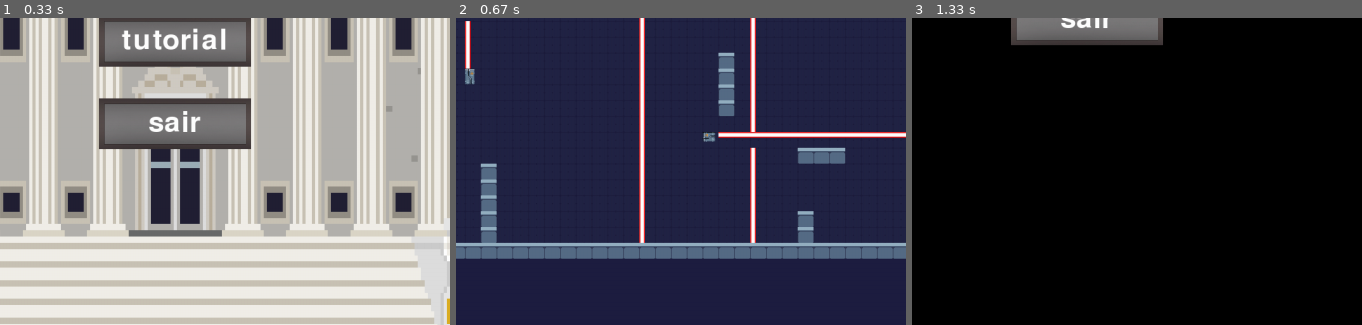
Above: before the commit, frames 1-3 (left to right).
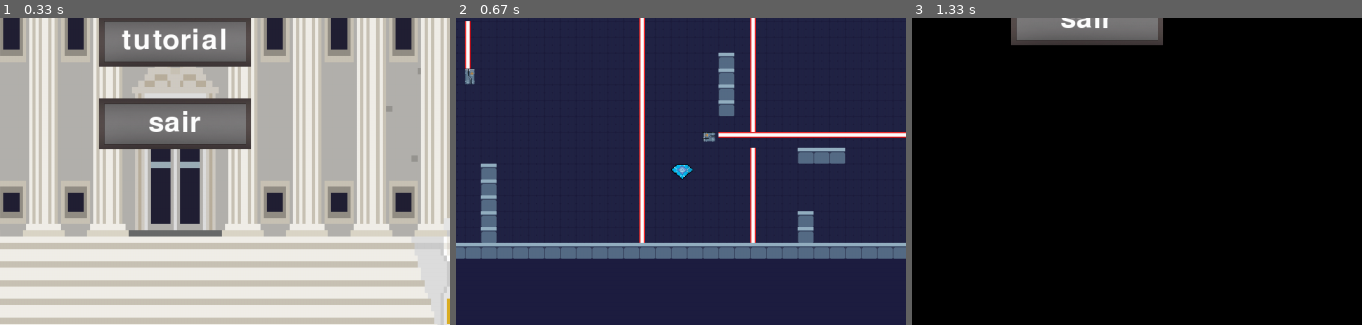
Above: after the commit, the same moments.

Repository: insper-classroom/devlife-23-1-projeto-pygame-gustavoc_sarti
Game: pygame game, started from main.py
Same seed, same stepped clock (60 frames per second), same inputs: the game is played once before the commit and once after it.
Inputs (mouse positions are % of the whole screen's width and height, from its top left):
- Up to frame 1 (0.33 s): no input
- Up to frame 2 (0.67 s): click (50, 34) at 0.38 s
- Up to frame 3 (1.33 s): hold Right 0.67-1.13 s; move the mouse to (46, 54) at 0.7 s
The pictures show only the part of the screen within x 31-81%, y 48-98%; the shares and areas given below are measured in that part.

Frame 1 is identical in both runs. In frame 2, 0.2% of the frame differs, in the area x 47-53%, y 47-53%; in frame 3, nothing differs.

Commit message:
before laser destroy

Diff:
--- a/config.py
+++ b/config.py
@@ -23,7 +23,7 @@
     ['S',' ',' ',' ',' ',' ',' ',' ',' ',' ',' ',' ',' ',' ','X',' ',' ',' ',' ',' ','I',' ',' ',' ',' ',' ',' ',' ',' ','X',' ',' ',' ',' ',' ',' ',' ',' ',' ',' ','S'],
     ['S',' ',' ',' ',' ',' ',' ',' ',' ',' ',' ',' ',' ',' ','X',' ',' ',' ',' ',' ','I',' ',' ',' ',' ',' ',' ',' ',' ','X',' ',' ',' ',' ',' ',' ',' ',' ',' ',' ','S'],
     ['S',' ',' ',' ',' ',' ',' ',' ',' ',' ',' ',' ',' ',' ',' ',' ',' ',' ',' ',' ','I',' ',' ',' ',' ',' ',' ',' ',' ','X',' ',' ',' ',' ',' ',' ',' ',' ',' ',' ','S'],
-    ['S',' ',' ',' ',' ',' ',' ',' ',' ',' ',' ',' ',' ',' ',' ',' ',' ',' ',' ',' ','I',' ',' ',' ',' ',' ',' ',' ',' ','X',' ',' ',' ',' ',' ',' ',' ',' ',' ',' ','S'],
+    ['S',' ',' ',' ',' ',' ',' ',' ',' ',' ',' ',' ',' ',' ',' ',' ',' ',' ',' ',' ','I',' ',' ',' ',' ',' ',' ',' ',' ','X','D',' ',' ',' ',' ',' ',' ',' ',' ',' ','S'],
     ['S',' ',' ','1',' ',' ',' ',' ',' ',' ',' ',' ',' ',' ',' ',' ',' ',' ',' ',' ','I',' ',' ',' ',' ',' ',' ',' ',' ','I',' ',' ',' ',' ',' ',' ',' ',' ',' ',' ','S'],
     ['S',' ',' ',' ',' ',' ',' ',' ',' ',' ',' ',' ',' ',' ',' ',' ',' ',' ',' ',' ','I',' ',' ',' ',' ',' ',' ',' ',' ','I',' ',' ',' ',' ',' ',' ',' ',' ',' ',' ','S'],
     ['S',' ',' ',' ',' ',' ',' ',' ',' ',' ',' ',' ',' ',' ',' ',' ',' ',' ',' ',' ','I',' ',' ',' ',' ',' ',' ','8','-','I','-','-','-','-','-','-','-','-','-','-','S'],
@@ -71,7 +71,7 @@
     ['S',' ',' ',' ','1',' ',' ',' ',' ',' ',' ',' ',' ',' ',' ',' ',' ',' ',' ',' ',' ','I',' ',' ',' ',' ',' ',' ','I',' ',' ',' ',' ',' ',' ',' ',' ',' ',' ',' ','S'],
     ['S',' ',' ',' ',' ',' ',' ',' ',' ',' ',' ',' ',' ',' ',' ',' ',' ',' ',' ',' ',' ','I',' ',' ',' ','8','-','-','-','-','-','-','-','-','-','-','-','-','-','-','S'],
     ['S',' ',' ',' ',' ',' ',' ',' ',' ',' ',' ',' ',' ',' ',' ',' ',' ',' ',' ',' ',' ','I',' ',' ',' ',' ',' ',' ','I',' ',' ','X','X','X',' ',' ',' ',' ',' ',' ','S'],
-    ['S',' ',' ',' ',' ',' ',' ',' ',' ',' ',' ','X',' ',' ',' ',' ',' ',' ',' ',' ',' ','I',' ',' ',' ',' ',' ',' ','I',' ',' ',' ',' ',' ',' ',' ',' ',' ',' ',' ','S'],
+    ['S',' ',' ',' ',' ',' ',' ',' ',' ',' ',' ','X',' ',' ',' ',' ',' ',' ',' ',' ',' ','I',' ','D',' ',' ',' ',' ','I',' ',' ',' ',' ',' ',' ',' ',' ',' ',' ',' ','S'],
     ['S',' ',' ',' ',' ',' ',' ',' ',' ',' ',' ','X',' ',' ',' ',' ',' ',' ',' ',' ',' ','I',' ',' ',' ',' ',' ',' ','I',' ',' ',' ',' ',' ',' ',' ',' ',' ',' ',' ','S'],
     ['S',' ',' ',' ',' ',' ',' ',' ',' ',' ',' ','X',' ',' ',' ',' ',' ',' ',' ',' ',' ','I',' ',' ',' ',' ',' ',' ','I',' ',' ',' ',' ',' ',' ',' ',' ',' ',' ',' ','S'],
     ['S',' ',' ',' ',' ',' ',' ',' ',' ',' ',' ','X',' ',' ',' ',' ',' ',' ',' ',' ',' ','I',' ',' ',' ',' ',' ',' ','I',' ',' ','X',' ',' ',' ',' ',' ',' ',' ',' ','S'],
--- a/game.py
+++ b/game.py
@@ -84,6 +84,8 @@
                     Laser_y((x, y), self.lasers_y)
                 if column == 'L':
                     Gun_y((x, y), self.sprites)
+                if column == 'D':
+                    Diamond((x, y), self.sprites)
 
     def desenha(self):
         self.window.fill((30,30,65))
--- a/sprites/map_content.py
+++ b/sprites/map_content.py
@@ -50,3 +50,10 @@
         self.image = pygame.image.load('assets/images/map_textures/laser-gun-y.png')
         self.image = pygame.transform.scale(self.image, (15,25)).convert_alpha()
         self.rect = self.image.get_rect(topleft=position)
+
+class Diamond(pygame.sprite.Sprite):
+    def __init__(self, position, group):
+        super().__init__(group)
+        self.image = pygame.image.load('assets/images/props/diamond.png')
+        self.image = pygame.transform.scale(self.image, (35,25)).convert_alpha()
+        self.rect = self.image.get_rect(topleft=position)
